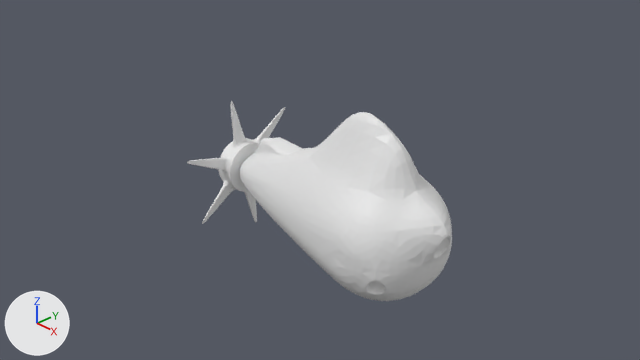
Before and after pictures for a commit that changed the Blender file Models/sub/sub.blend.
The view is the same before and after, from the file's camera 'Camera'. The axes (+X, +Y, +Z) are drawn at lower left. The lights are the same throughout.
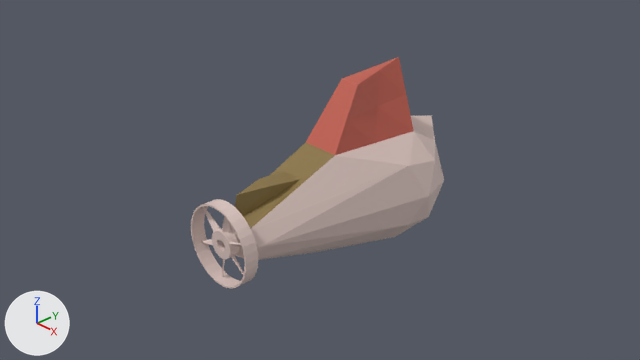
The change in detail:
Picture 'diff' (img_diff) is new.
Material 'diff' (mat_diff) is new.
Its texture is img_diff.
me_icosphere is used by ob_icosphere; location (0.0, 0.0, 0.0).
me_icosphere had 454 vertices, 493 faces and spanned x -1.66..2.16, y -0.95..0.95, z -1.38..1.24.
me_icosphere now has 592 vertices, 1184 faces and spans x -1.64..2.16, y -0.87..0.87, z -1.24..1.24.
me_icosphere part 1: a new loose piece of 384 vertices spanning x -1.59..-1.47, y -0.48..0.47, z -0.88..0.12, in mat_diff (picture img_diff).
me_icosphere part 2: a new loose piece of 128 vertices spanning x -1.64..-1.46, y -0.53..0.53, z -0.91..0.15, in mat_diff (picture img_diff).
me_icosphere part 3: 384 vertices removed from x -1.66..-1.4, y -0.95..0.95, z -1.38..0.62.
me_icosphere part 4: 10 vertices added at x 0.27..1.35, y -0.35..0.35, z 0.37..1.18.
me_icosphere part 5: 75 faces spanning x -1.5..2.16, y -0.87..0.87, z -1.24..0.37 switch from no material to mat_diff (picture img_diff).
Object 'Icosphere' (ob_icosphere) loses its SUBSURF modifier named 'Subdivision'.
Object 'Icosphere' (ob_icosphere) turns from (0, 0, 0) to (0, 0, 90) degrees about x, y and z.

Changed parts and their boxes [x1, y1, x2, y2] in the pictures (640 x 360 px):
'Icosphere', reshaped, turned, modifiers changed: before [187, 101, 452, 301]; after [191, 57, 444, 288]
part 1 of me_icosphere, added: after [202, 208, 244, 277]
part 2 of me_icosphere, added: after [191, 199, 258, 288]
part 3 of me_icosphere, deleted: before [187, 101, 285, 224]
part 4 of me_icosphere, added (brown): after [306, 57, 414, 165]
part 5 of me_icosphere, recoloured: before [240, 137, 452, 301]; after [223, 115, 444, 260]
